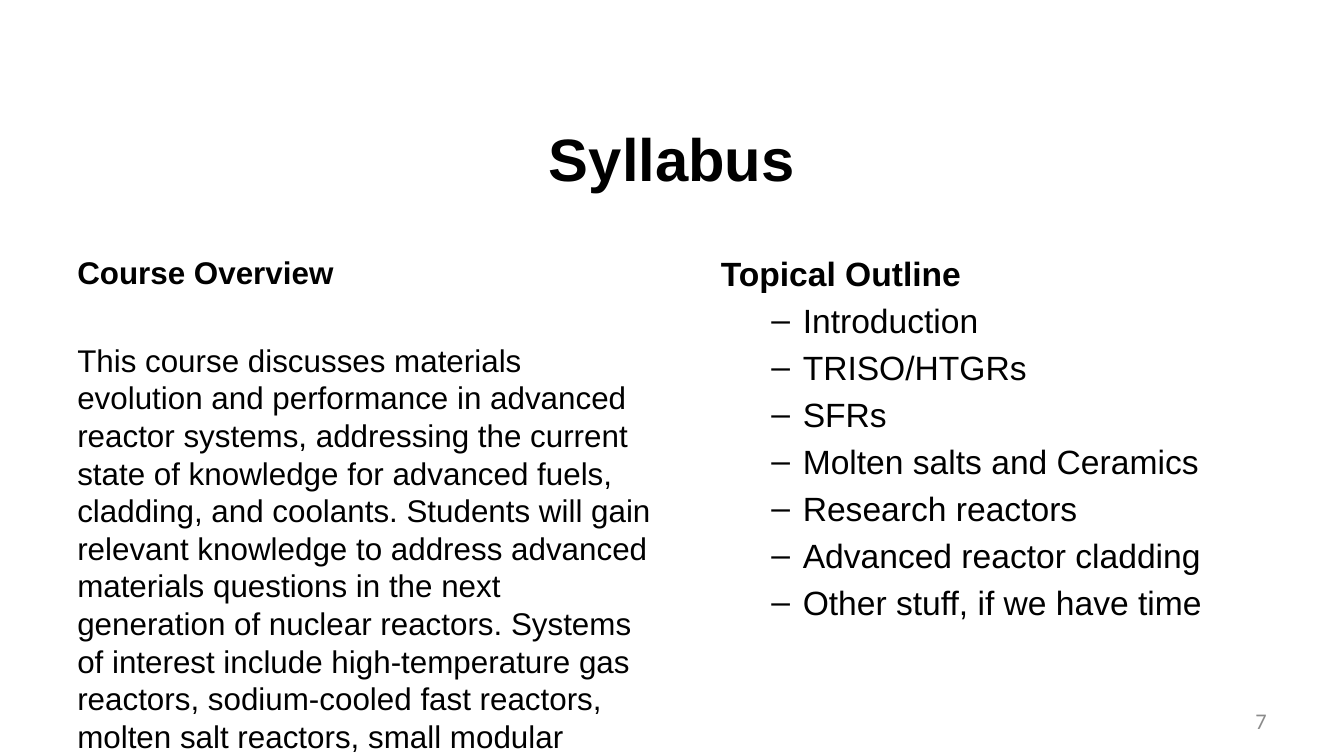
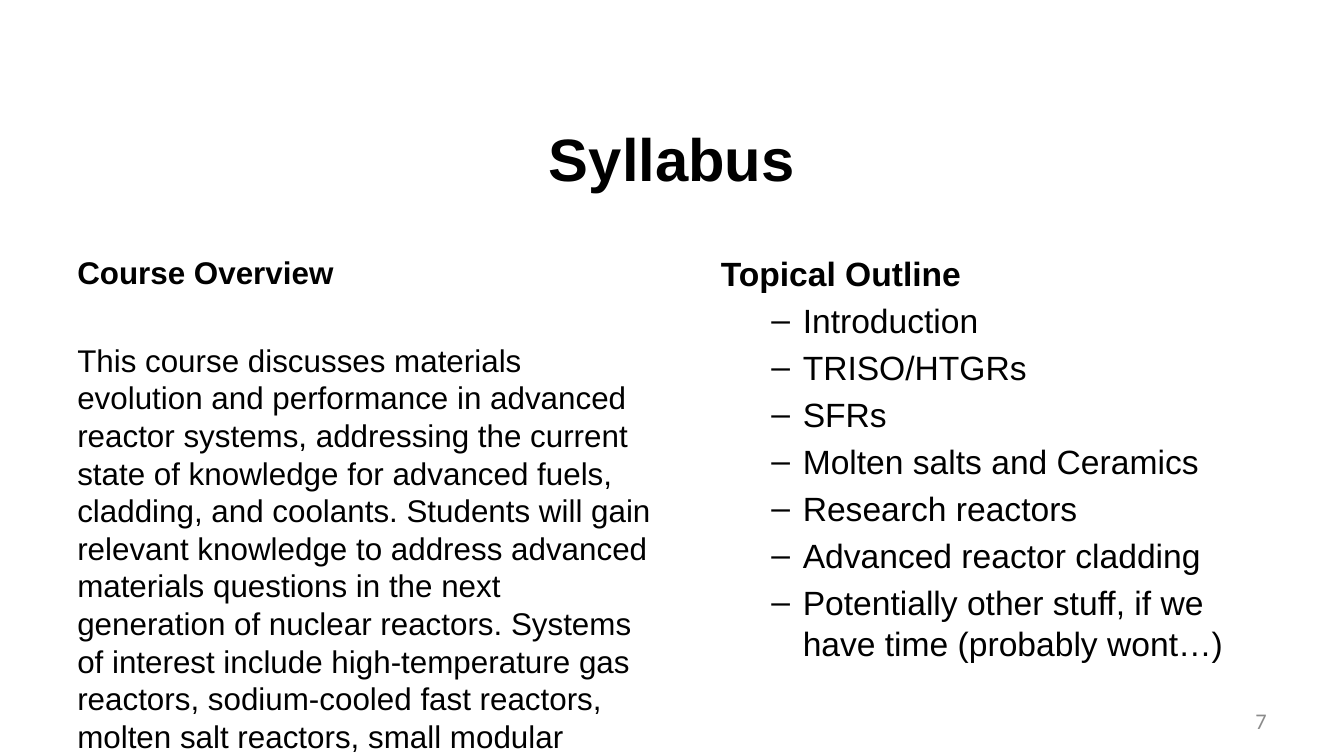
Before and after one commit to benbeeler/TEACHING, a slide deck: slide 7 of Advanced Reactor Materials/Fall2026/Lec1_intro.pptx. Drawn at 1344x756 pixels with LibreOffice and Linux fonts; fonts in the diff are those of the drawing; background and template pictures are left out. Boxes give left, top, right and bottom in pixels: in the first picture for what was removed or moved away, otherwise in the second. Text is boxed around its words. In the diff, an @@ line names an element or a change of style, - is before the commit and + after.

```diff
--- a/Advanced Reactor Materials/Fall2026/Lec1_intro.pptx
+++ b/Advanced Reactor Materials/Fall2026/Lec1_intro.pptx
@@ text at [803, 590, 1223, 663]: text changed @@
-  – Other stuff, if we have time
+  – Potentially other stuff, if we have time (probably wont…)
```
Also in this commit, not shown: 7 other slides changed, 2 slides added, 4 other files.
